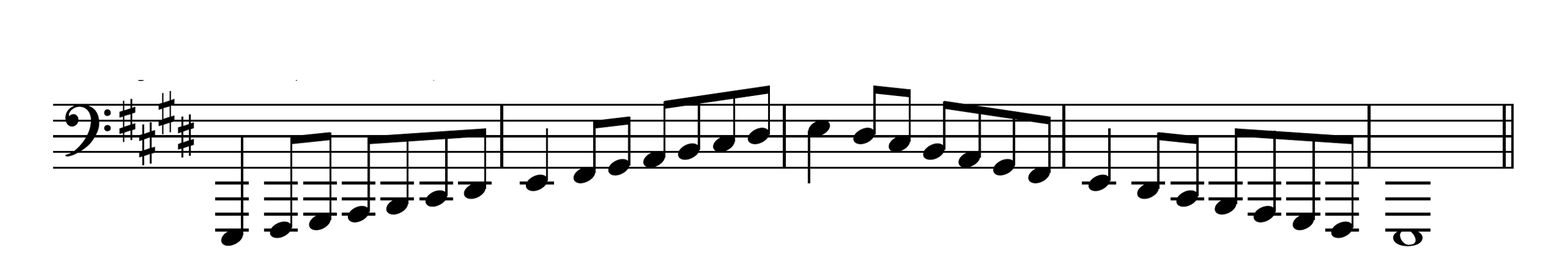
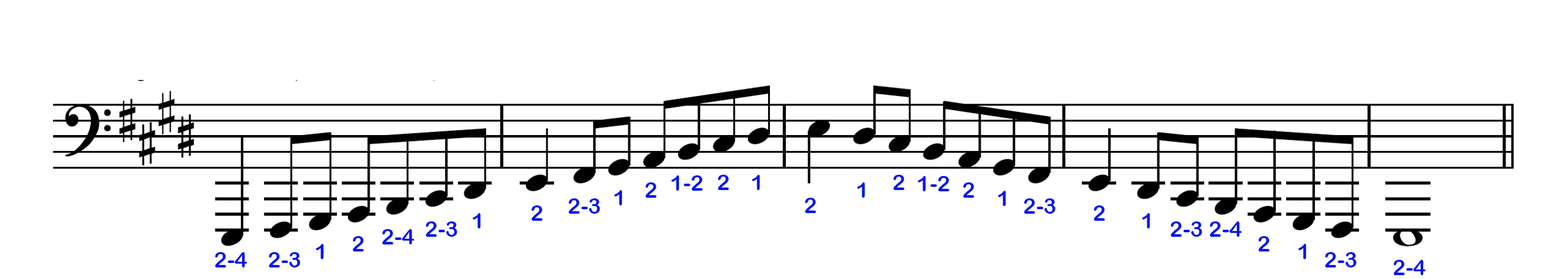
Revision of a layered w=1568, h=279 image; what changed, layer by layer:
showed "2" (1st of 9) over (x1=352, y1=236, x2=364, y2=252)
showed "2" (2nd of 9) over (x1=1257, y1=236, x2=1270, y2=252)
showed "2" (3rd of 9) over (x1=804, y1=197, x2=817, y2=214)
showed "2" (4th of 9) over (x1=962, y1=182, x2=975, y2=198)
showed "2" (5th of 9) over (x1=645, y1=182, x2=657, y2=198)
showed "2" (6th of 9) over (x1=892, y1=174, x2=905, y2=191)
showed "2" (7th of 9) over (x1=717, y1=174, x2=729, y2=191)
showed "2" (8th of 9) over (x1=1093, y1=205, x2=1105, y2=221)
showed "2" (9th of 9) over (x1=530, y1=205, x2=543, y2=221)
showed "1" (1st of 8) over (x1=997, y1=190, x2=1007, y2=207)
showed "1" (4th of 8) over (x1=751, y1=174, x2=761, y2=191)
showed "1" (6th of 8) over (x1=472, y1=213, x2=482, y2=229)
showed "1-2" (1st of 2) over (x1=917, y1=176, x2=950, y2=192)
showed "1-2" (2nd of 2) over (x1=671, y1=175, x2=703, y2=191)
showed "2-3" (1st of 6) over (x1=1023, y1=198, x2=1056, y2=214)
showed "2-3" (2nd of 6) over (x1=568, y1=198, x2=601, y2=214)
showed "2-3" (3rd of 6) over (x1=1170, y1=221, x2=1203, y2=237)
showed "2-3" (4th of 6) over (x1=425, y1=221, x2=458, y2=237)
showed "2-3" (5th of 6) over (x1=1324, y1=252, x2=1357, y2=268)
showed "2-3" (6th of 6) over (x1=268, y1=252, x2=301, y2=268)
showed "2-4" (1st of 4) over (x1=1209, y1=221, x2=1242, y2=237)
showed "2-4" (2nd of 4) over (x1=381, y1=229, x2=415, y2=245)
showed "2-4" (3rd of 4) over (x1=1393, y1=260, x2=1426, y2=276)
showed "2-4" (4th of 4) over (x1=214, y1=252, x2=248, y2=268)
…and 5 more changes (5 visibility)
